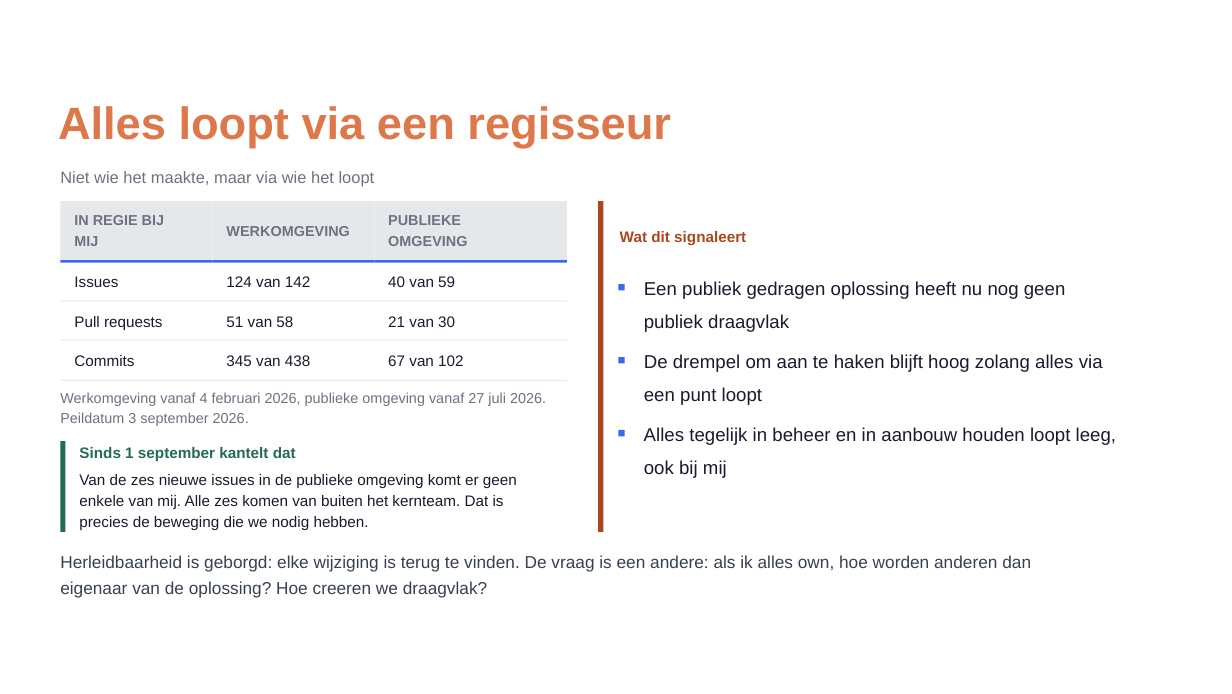
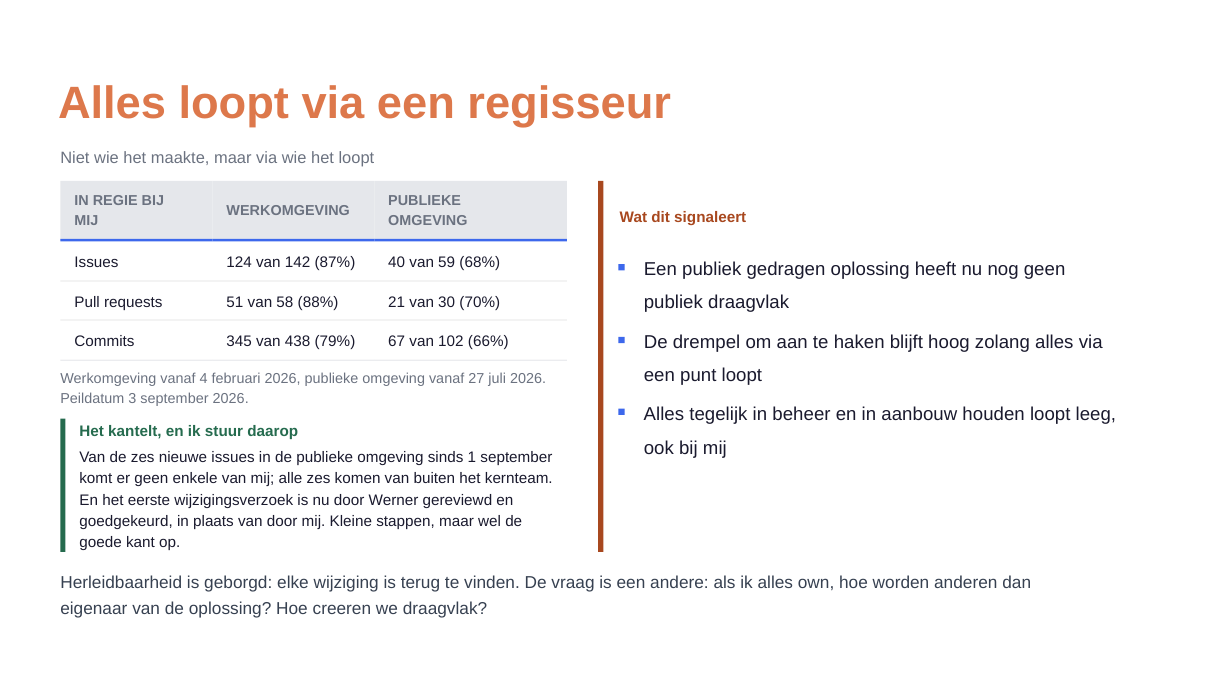
Before and after one commit to Npuls-OKx/meta, a slide deck: slide 15 of presentaties/export/260903_rollen/260903_rollen.pptx. Drawn at 1232x694 pixels with LibreOffice and Linux fonts; fonts in the diff are those of the drawing; background and template pictures are left out. Boxes give left, top, right and bottom in pixels: in the first picture for what was removed or moved away, otherwise in the second. Text is boxed around its words. In the diff, an @@ line names an element or a change of style, - is before the commit and + after.

```diff
--- a/presentaties/export/260903_rollen/260903_rollen.pptx
+++ b/presentaties/export/260903_rollen/260903_rollen.pptx
@@ freeform shape resized from (x1=599, y1=202, x2=603, y2=532) to (x1=599, y1=181, x2=603, y2=551) @@
@@ text at (x1=226, y1=256, x2=356, y2=270): text changed @@
-124 van 142
+124 van 142 (87%)
@@ text at (x1=388, y1=256, x2=500, y2=270): text changed @@
-40 van 59
+40 van 59 (68%)
@@ text at (x1=226, y1=296, x2=339, y2=310): text changed @@
-51 van 58
+51 van 58 (88%)
@@ text at (x1=388, y1=296, x2=500, y2=310): text changed @@
-21 van 30
+21 van 30 (70%)
@@ text at (x1=226, y1=335, x2=356, y2=349): text changed @@
-345 van 438
+345 van 438 (79%)
@@ text at (x1=388, y1=335, x2=509, y2=349): text changed @@
-67 van 102
+67 van 102 (66%)
@@ freeform shape resized from (x1=60, y1=442, x2=65, y2=532) to (x1=60, y1=419, x2=65, y2=551) @@
@@ 19 texts, 18 freeform shapes moved together from (x1=58, y1=106, x2=1116, y2=478) to (x1=58, y1=85, x2=1116, y2=458) @@
@@ text at (x1=79, y1=425, x2=298, y2=439): text changed @@
-Sinds 1 september kantelt dat
+Het kantelt, en ik stuur daarop
@@ text at (x1=79, y1=472, x2=553, y2=486): text changed @@
-enkele van mij. Alle zes komen van buiten het kernteam. Dat is
+komt er geen enkele van mij; alle zes komen van buiten het kernteam.
@@ text at (x1=79, y1=451, x2=552, y2=465): text changed @@
-Van de zes nieuwe issues in de publieke omgeving komt er geen
+Van de zes nieuwe issues in de publieke omgeving sinds 1 september
@@ text added at (x1=79, y1=494, x2=513, y2=508), 9.1 pt, text #1A1A2E @@
+En het eerste wijzigingsverzoek is nu door Werner gereviewd en
@@ text at (x1=79, y1=515, x2=522, y2=529): text changed @@
-precies de beweging die we nodig hebben.
+goedgekeurd, in plaats van door mij. Kleine stappen, maar wel de
@@ text added at (x1=79, y1=536, x2=180, y2=550), 9.1 pt, text #1A1A2E @@
+goede kant op.
@@ text "eigenaar van de oplossing? Hoe ..." moved from (x1=60, y1=581, x2=487, y2=598) to (x1=60, y1=601, x2=487, y2=618) @@
@@ text "Herleidbaarheid is geborgd: elke wijziging ..." moved from (x1=60, y1=555, x2=1031, y2=572) to (x1=60, y1=575, x2=1031, y2=592) @@
```
Also in this commit, not shown: 2 other files.
